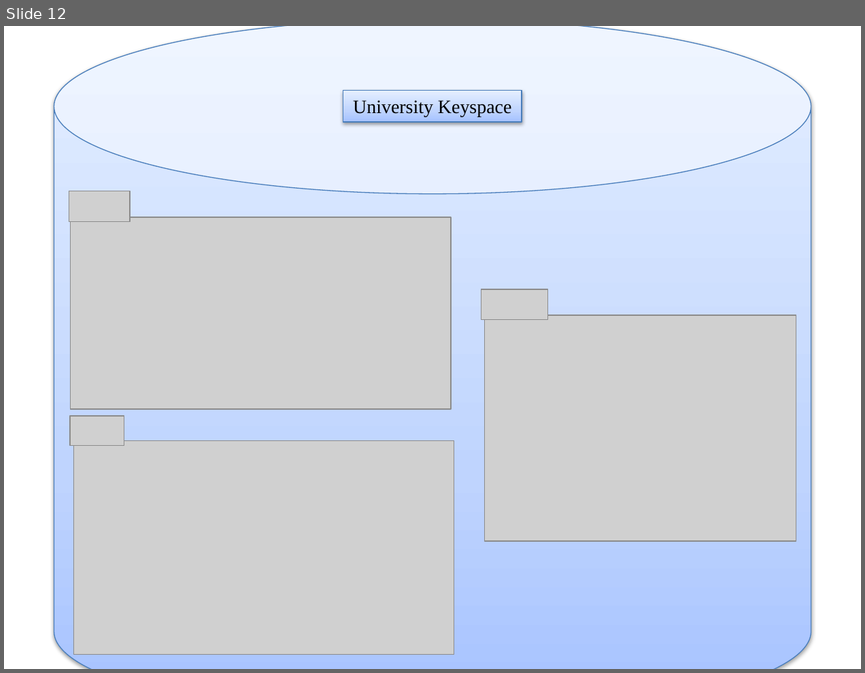
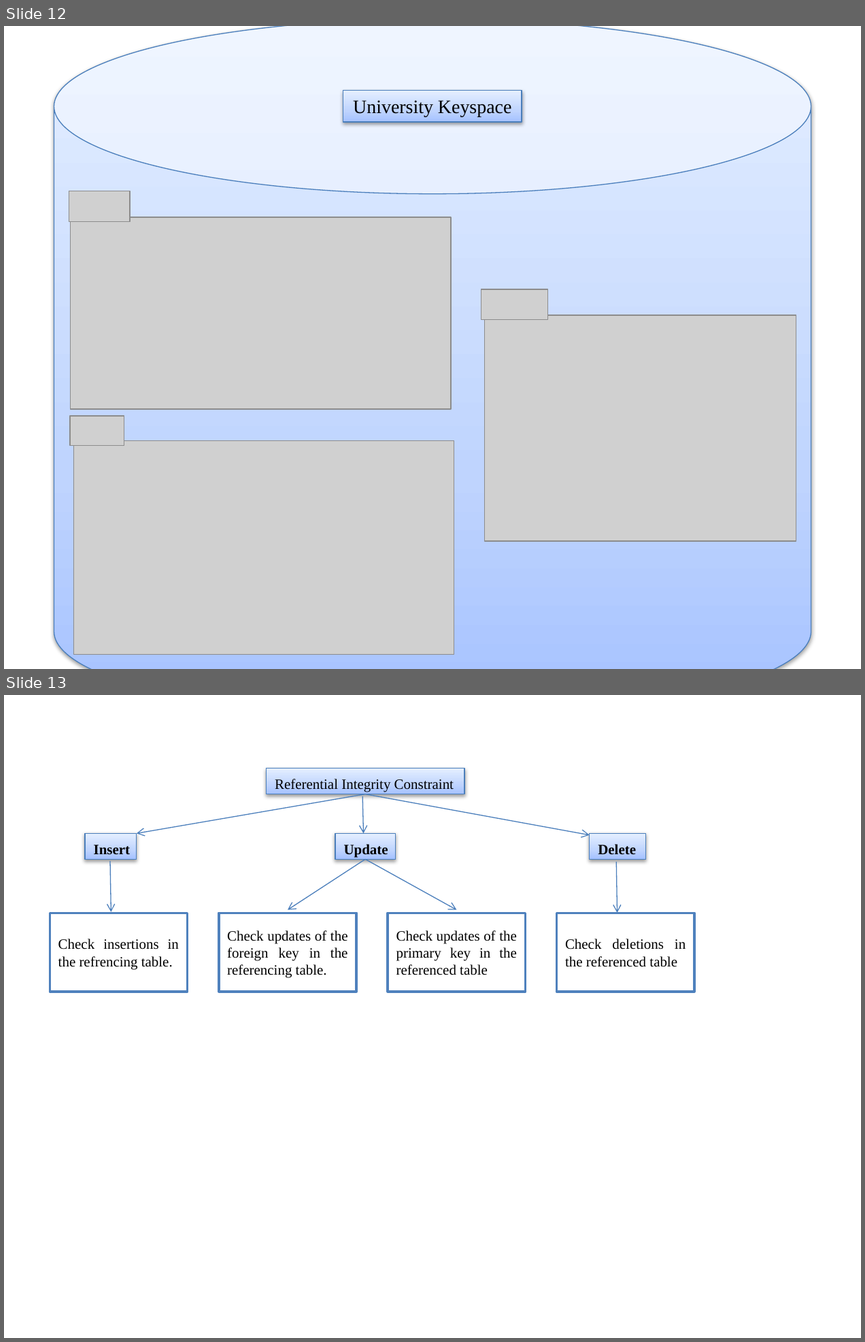
Before and after one commit to harshasraja/mscthesis, a slide deck: tex/mscthesis/figure/Example/Pictures.ppt.pptx. Shown one above the other, each under a label of ours: slide 12 before the commit, slides 12 and 13 after it. The pictures are 865x673 and 865x1342 pixels, drawn with LibreOffice and Linux fonts; fonts in the diff are those of the drawing; grey boxes stand for pictures. Boxes give left, top, right and bottom in pixels: in the first picture for what was removed or moved away, otherwise in the second. Text is boxed around its words. In the diff, an @@ line names an element or a change of style, - is before the commit and + after.

```diff
--- a/tex/mscthesis/figure/Example/Pictures.ppt.pptx
+++ b/tex/mscthesis/figure/Example/Pictures.ppt.pptx
@@ slide 13 added at [4, 695, 861, 1338], background #FFFFFF @@
@@ group added at [50, 768, 695, 991]: 8 rectangles, 7 arrows @@
+Referential Integrity Constraint
+Insert
+Delete
+Update
+Check updates of the foreign key in the referencing table.
+Check updates of the primary key in the referenced table
+Check deletions in the referenced table
+Check insertions in the refrencing table.
```
Also in this commit, not shown: 22 other files.
